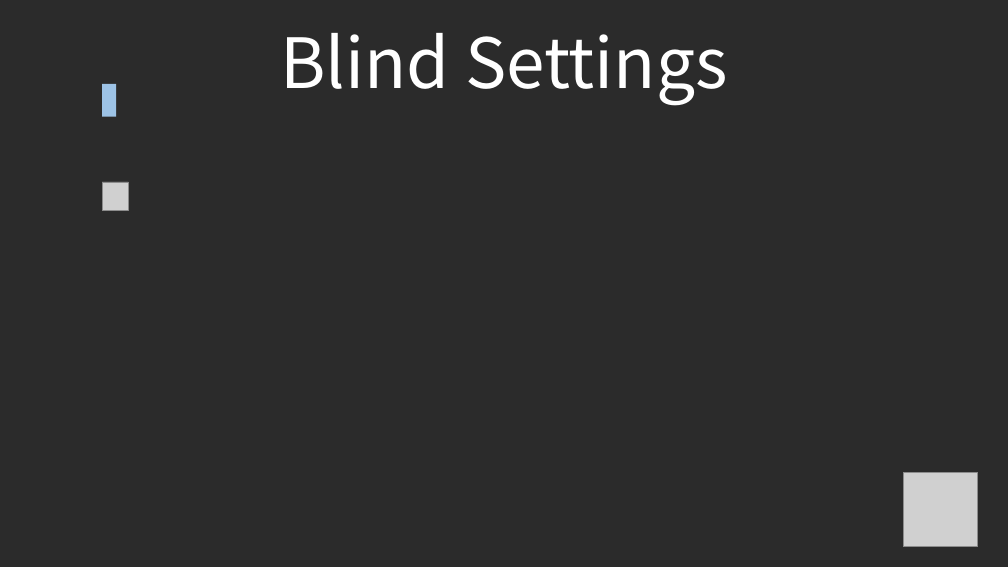
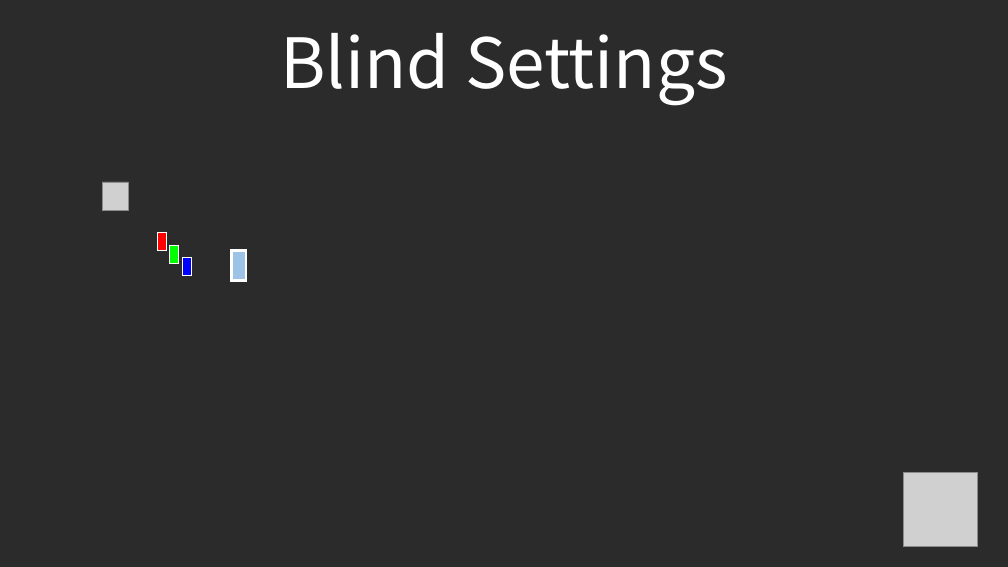
Before and after one commit to kage3175/PokerTimer, a slide deck: slide 2 of 프레젠테이션1.pptx. Drawn at 1008x567 pixels with LibreOffice and Linux fonts; fonts in the diff are those of the drawing; grey boxes stand for pictures; background and template pictures are left out; a plain dark background stands for a picture behind light text. Boxes give left, top, right and bottom in pixels: in the first picture for what was removed or moved away, otherwise in the second. Text is boxed around its words. In the diff, an @@ line names an element or a change of style, - is before the commit and + after.

```diff
--- a/프레젠테이션1.pptx
+++ b/프레젠테이션1.pptx
@@ rectangle added at [157,233,166,251], fill #FF0000, outline #FFFFFF 1 pt @@
@@ rectangle added at [170,246,179,264], fill #00FF00, outline #FFFFFF 1 pt @@
@@ rectangle added at [183,258,192,276], fill #0000FF, outline #FFFFFF 1 pt @@
@@ rectangle: place and size @@
-rectangle at [102,84,116,116]
+rectangle at [231,251,247,281]
@@ rectangle at [231,251,247,281]: outline none to #FFFFFF 2.25 pt @@
```
Also in this commit, not shown: 12 other files.
